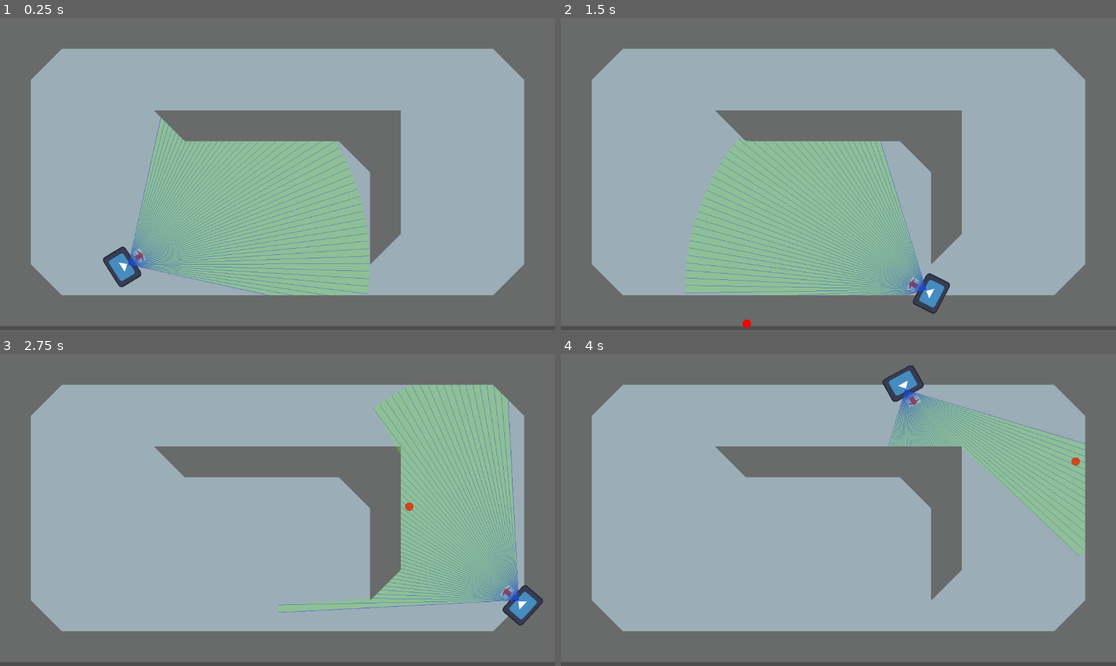
Above: before the commit, frames 1-4 (two rows, left to right).
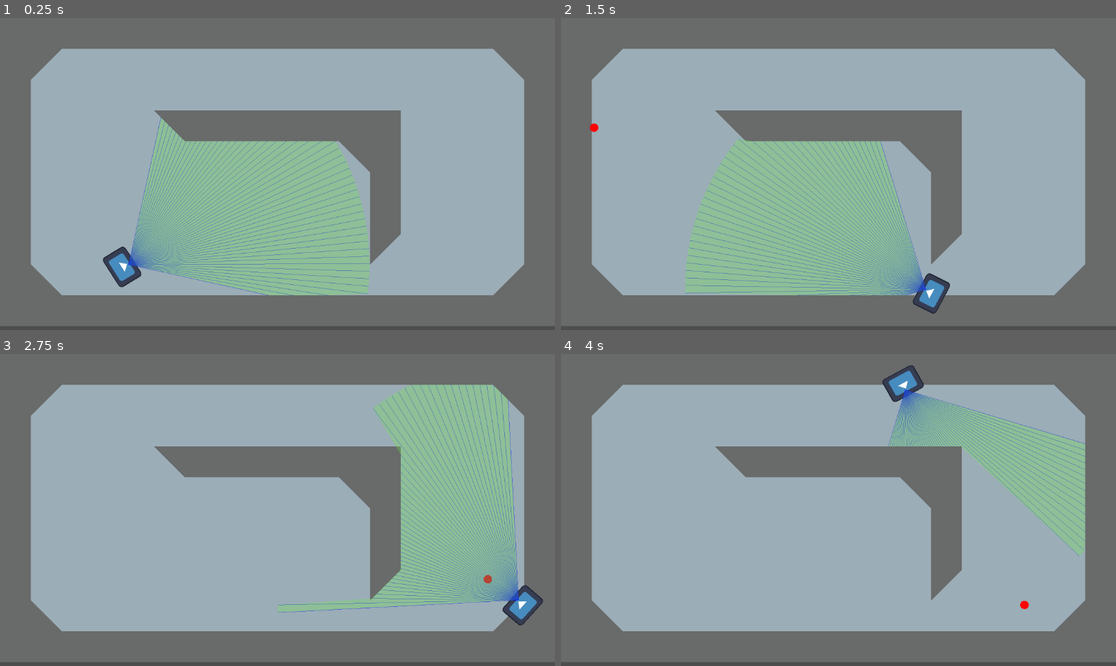
Above: after the commit, the same moments.

Repository: prestonhale/flatorant
Game: Godot game, scene res://tyler_wip/p_worldvTyler.tscn
The game is run twice, just before and just after one commit, with the same random seed, the same clock (stepped at 60 frames per second) and the same inputs. This scene is started directly instead of the project's main scene. The engine's default icon, where the game draws it, is replaced by a stand-in: a white triangle on a blue panel in a dark square.
Inputs (mouse positions are in pixels of both pictures, inside the frame that each line leads up to):
- Up to frame 1 (0.25 s): no input
- Up to frame 2 (1.5 s): tap Enter at 0.5 s; move the mouse to (960, 158) at 0.52 s; hold D (right) 0.53-1.28 s; click (960, 158) at 0.6 s; move the mouse to (727, 189) at 1.27 s; hold S (down) from 1.28 s (still down); click (727, 189) at 1.35 s
- Up to frame 3 (2.75 s): tap Space at 2 s; move the mouse to (333, 441) at 2.02 s; release S (down) at 2.03 s; hold D (right) from 2.03 s (still down); click (333, 441) at 2.1 s
- Up to frame 4 (4 s): move the mouse to (810, 572) at 2.77 s; release D (right) at 2.78 s; hold W (up) 2.78-3.53 s; click (810, 572) at 2.85 s; move the mouse to (1005, 556) at 3.52 s; hold A (left) from 3.53 s (still down); click (1005, 556) at 3.6 s

The runs differ from the first frame. In frame 1, less than 0.1% of the frame differs, in the area x 23-27%, y 73-79%; in frame 2, 0.1%, in the area x 5-65%, y 33-100%; in frame 3, 0.1%; in frame 4, 0.1%.

Commit message:
fixing position

Diff:
--- a/tyler_wip/Tyler World.tscn
+++ b/tyler_wip/Tyler World.tscn
@@ -2,8 +2,26 @@
 
 [ext_resource type="TileSet" uid="uid://d0exbwvlof553" path="res://tiles/tiles.tres" id="1_c3ep2"]
 [ext_resource type="PackedScene" uid="uid://cfb1ot1iym63" path="res://preston_wip/character/character.tscn" id="2_j8fk8"]
-[ext_resource type="Script" path="res://tyler_wip/RayCast2D_bullet_time.gd" id="3_bs3te"]
 [ext_resource type="PackedScene" uid="uid://bwckxhnx00c8i" path="res://tyler_wip/brain dead character/bdcharacter.tscn" id="3_kw8rn"]
+
+[sub_resource type="GDScript" id="GDScript_rv4x5"]
+script/source = "extends RayCast2D
+
+@onready var pointer = $Pointer
+@onready var ray = $Pointer/RayCast2D
+
+# Called when the node enters the scene tree for the first time.
+func _ready():
+	pass # Replace with function body.
+
+
+# Called every frame. 'delta' is the elapsed time since the previous frame.
+func _process(delta):
+	if Input.is_action_pressed(\"fire\"):
+	#and ray.is_colliding():
+		print(\"shoot\")
+
+"
 
 [node name="Tyler World" type="Node2D"]
 
@@ -17,7 +35,7 @@
 position = Vector2(97, 115)
 
 [node name="RayCast2D" type="RayCast2D" parent="Character"]
-script = ExtResource("3_bs3te")
+script = SubResource("GDScript_rv4x5")
 
 [node name="BDCharacter" parent="." instance=ExtResource("3_kw8rn")]
 position = Vector2(305, 125)
--- a/tyler_wip/tyler_character.tscn
+++ b/tyler_wip/tyler_character.tscn
@@ -1,8 +1,7 @@
-[gd_scene load_steps=6 format=3 uid="uid://dah22sp03kl6y"]
+[gd_scene load_steps=5 format=3 uid="uid://dah22sp03kl6y"]
 
 [ext_resource type="Script" path="res://preston_wip/character/character.gd" id="1_b23y7"]
 [ext_resource type="Texture2D" uid="uid://dd4bha17t0n6s" path="res://icon.svg" id="1_qx17g"]
-[ext_resource type="Texture2D" uid="uid://ckvwetleax43g" path="res://tyler_wip/arrow.png" id="3_roqr0"]
 [ext_resource type="PackedScene" uid="uid://kf8tqdlm8c5t" path="res://addons/vision_cone_2d/vision_cone_2d_template.tscn" id="4_bwok8"]
 
 [sub_resource type="CapsuleShape2D" id="CapsuleShape2D_wj45g"]
@@ -24,16 +23,10 @@
 texture = ExtResource("1_qx17g")
 
 [node name="Pointer" type="Node2D" parent="CharacterBody2D"]
-position = Vector2(338.002, -550.999)
-rotation = 1.5708
-
-[node name="Sprite2D" type="Sprite2D" parent="CharacterBody2D/Pointer"]
-position = Vector2(547, 306)
-scale = Vector2(0.184524, 0.0666667)
-texture = ExtResource("3_roqr0")
 
 [node name="RayCast2D" type="RayCast2D" parent="CharacterBody2D/Pointer"]
-target_position = Vector2(800, 0)
+rotation = -1.5708
+target_position = Vector2(0, 1000)
 collision_mask = 14
 collide_with_areas = true
 
Not shown: 1 places in tyler_wip/p_worldvTyler.tscn that only renumber resources
